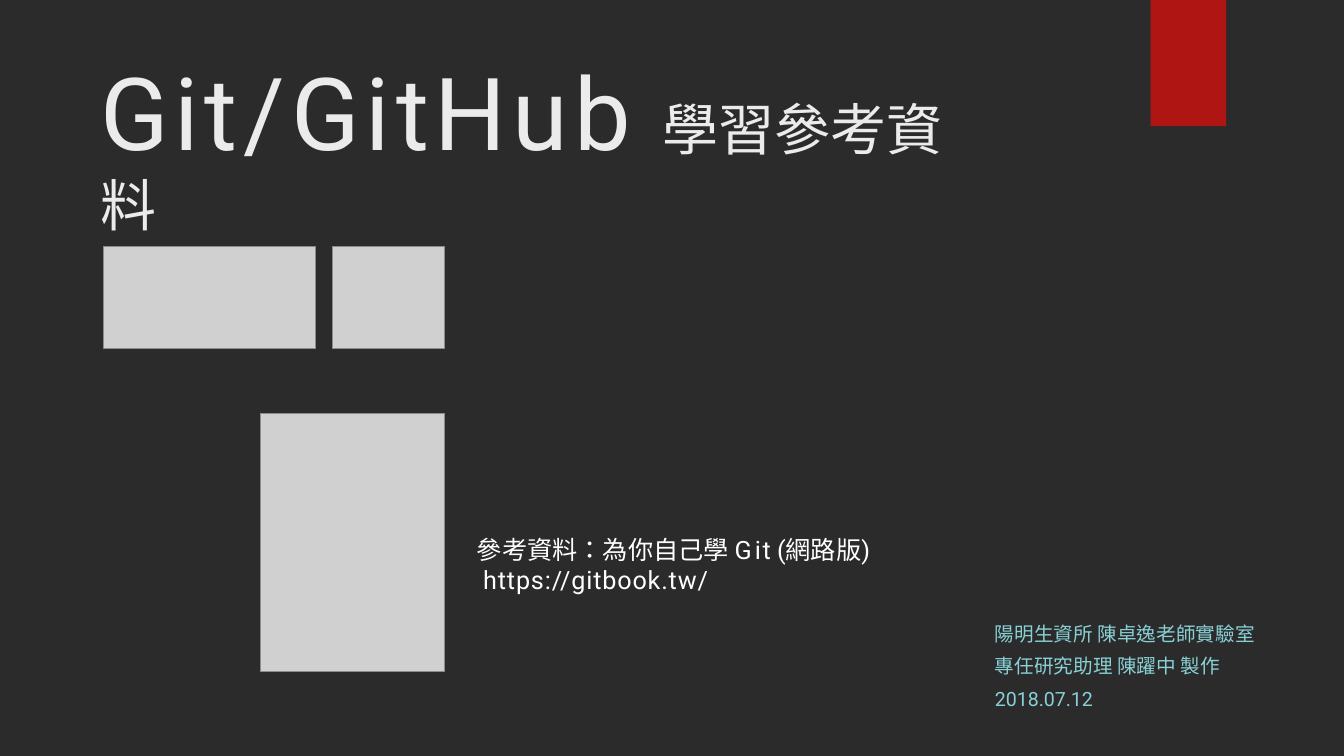
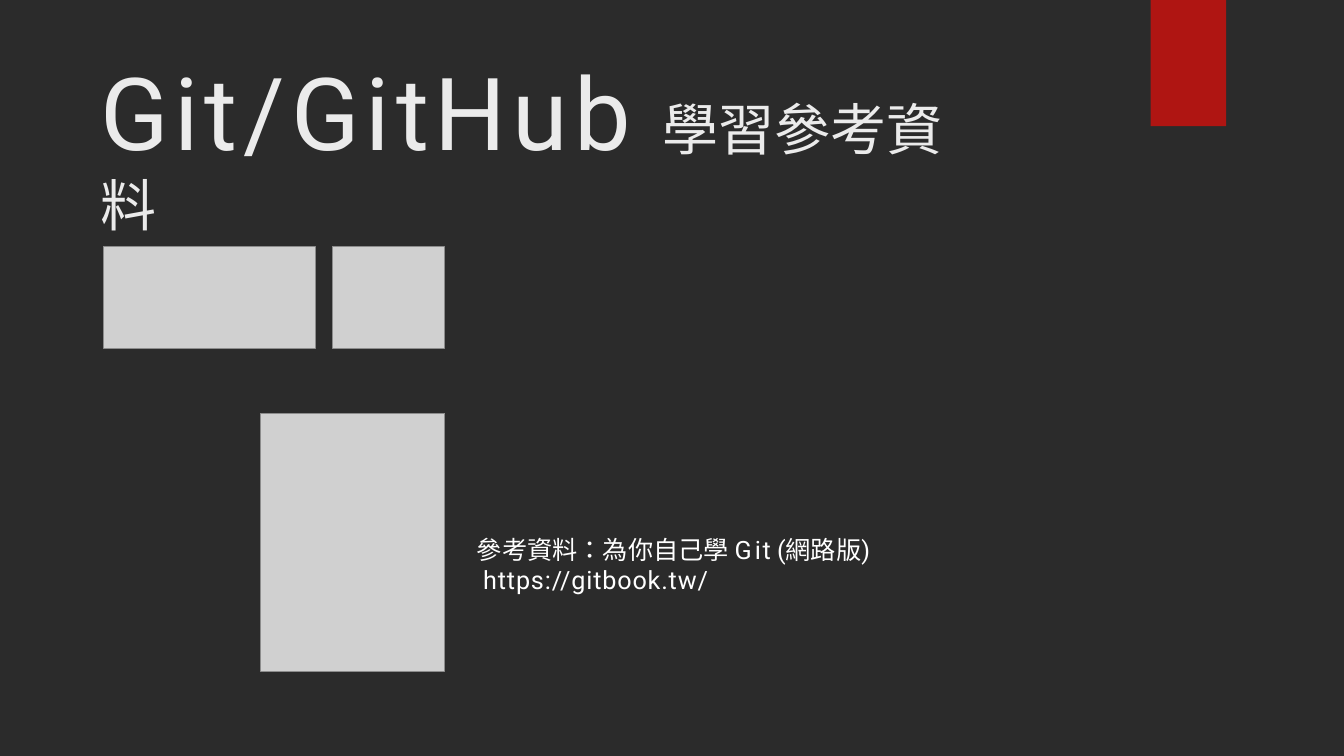
Before and after one commit to Ding1119/ML_practice, a slide deck: slide 1 of Git 操作手冊.pptx. Drawn at 1344x756 pixels with LibreOffice and Linux fonts; fonts in the diff are those of the drawing; grey boxes stand for pictures; background and template pictures are left out; a plain dark background stands for a picture behind light text. Boxes give left, top, right and bottom in pixels: in the first picture for what was removed or moved away, otherwise in the second. Text is boxed around its words. In the diff, an @@ line names an element or a change of style, - is before the commit and + after.

Commit message:
add git ppt

```diff
--- a/Git 操作手冊.pptx
+++ b/Git 操作手冊.pptx
@@ text removed at (x1=995, y1=624, x2=1255, y2=706) @@
-陽明生資所 陳卓逸老師實驗室 專任研究助理 陳躍中 製作 2018.07.12
```
Also in this commit, not shown: 1 other file.
